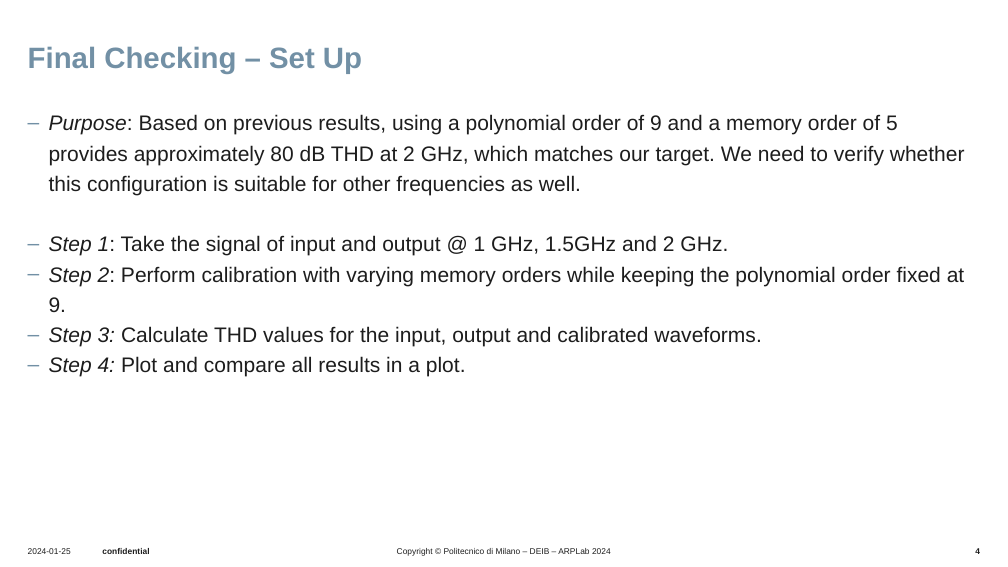
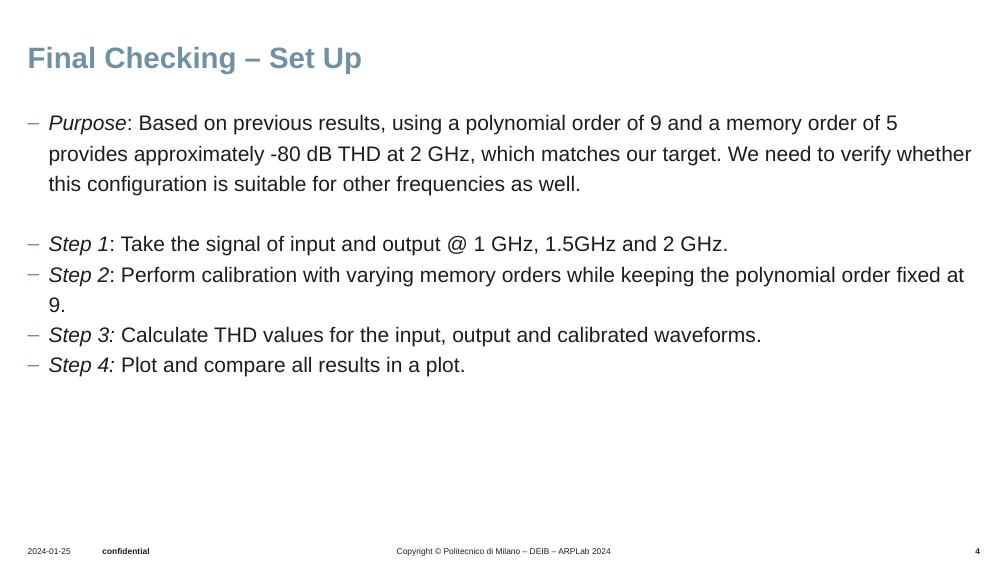
Before and after one commit to UseProxy305/thesisWork, a slide deck: slide 4 of Presentations/presentation5_4_sep/20250904_bi.pptx. Drawn at 1008x567 pixels with LibreOffice and Linux fonts; fonts in the diff are those of the drawing; background and template pictures are left out. Boxes give left, top, right and bottom in pixels: in the first picture for what was removed or moved away, otherwise in the second. Text is boxed around its words. In the diff, an @@ line names an element or a change of style, - is before the commit and + after.

```diff
--- a/Presentations/presentation5_4_sep/20250904_bi.pptx
+++ b/Presentations/presentation5_4_sep/20250904_bi.pptx
@@ text at (49,114,972,195): text changed @@
-‒ Purpose: Based on previous results, using a polynomial order of 9 and a memory order of 5 provides approximately 80 dB THD at 2 GHz, which matches our target. We need to verify whether this configuration is suitable for other frequencies as well.
+‒ Purpose: Based on previous results, using a polynomial order of 9 and a memory order of 5 provides approximately -80 dB THD at 2 GHz, which matches our target. We need to verify whether this configuration is suitable for other frequencies as well.
```
Also in this commit, not shown: 2 other slides changed, 6 other files.
